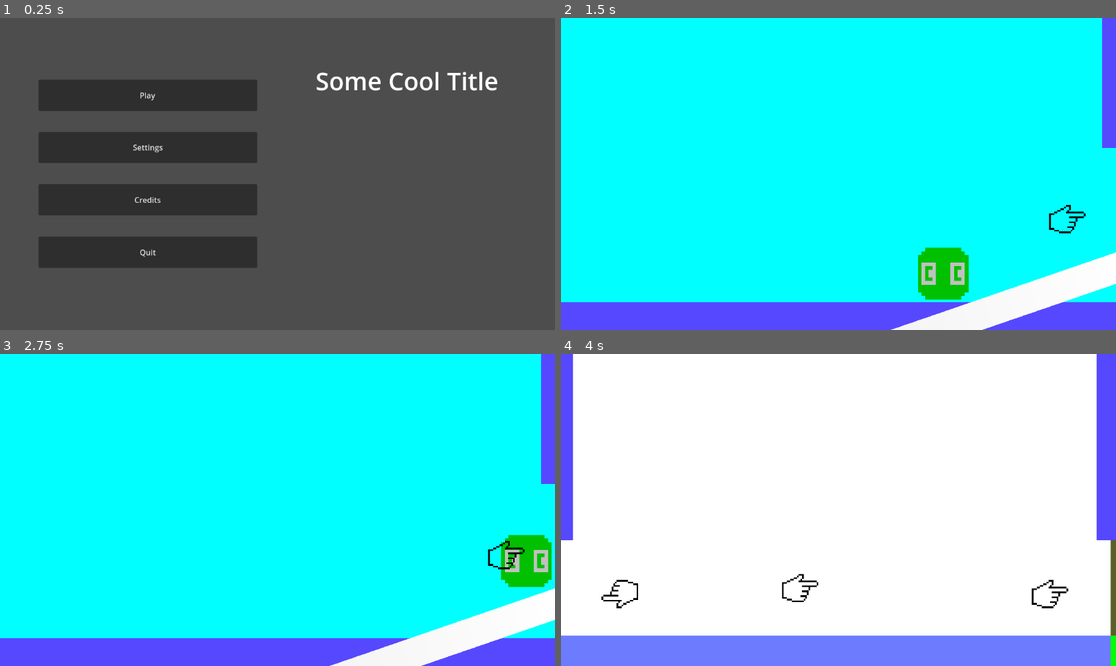
Above: before the commit, frames 1-4 (two rows, left to right).
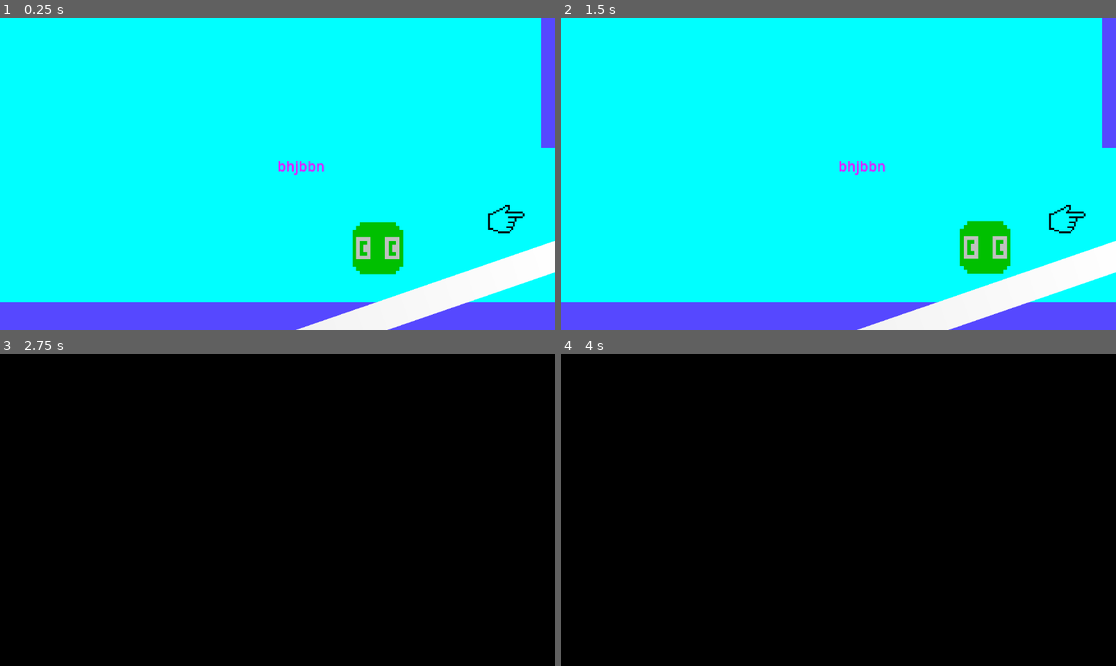
Above: after the commit, the same moments.

Repository: TTBob/PirateSoftwareJam16
Game: Godot game, scene res://scripts/main.tscn
Same seed, same stepped clock (60 frames per second), same inputs: the game is played once before the commit and once after it. Before the commit the project starts from res://scripts/main_menu.tscn. The engine's default icon, where the game draws it, is replaced by a stand-in: a white triangle on a blue panel in a dark square.
Inputs (mouse positions are in pixels of both pictures, inside the frame that each line leads up to):
- Up to frame 1 (0.25 s): no input
- Up to frame 2 (1.5 s): click (710, 96) at 0.5 s, where only the run before the commit has a clickable "Play"; tap Enter (ui_accept) at 1.25, 1.35 s; hold Right (ui_right) from 1.28 s (still down)
- Up to frame 3 (2.75 s): keep holding Right (ui_right); tap Enter (ui_accept) at 1.52, 1.82, 2.27, 2.3, 2.57 s; tap Space (dialog_next) at 2.1 s
- Up to frame 4 (4 s): release Right (ui_right) at 2.78 s; hold Left (ui_left) 2.78-3.53 s; tap Enter (ui_accept) at 2.85, 3.5, 3.77, 3.8 s; hold Right (ui_right) from 3.53 s (still down); tap Space (dialog_next) at 3.6 s

The runs differ from the first frame. In frame 1, 100% of the frame differs, in the area x 0-100%, y 0-100%; in frame 2, 5.6%; in frame 3, 100%; in frame 4, 100%.

Commit message:
work in progress. quest system

Diff:
--- a/character_scripts/character_body_2d.tscn
+++ b/character_scripts/character_body_2d.tscn
@@ -23,3 +23,10 @@
 
 [node name="character_collision" type="CollisionShape2D" parent="."]
 shape = SubResource("RectangleShape2D_0qs5e")
+
+[node name="timers" type="Node2D" parent="."]
+
+[node name="camera_transition_timing" type="Timer" parent="timers"]
+wait_time = 2.0
+
+[connection signal="timeout" from="timers/camera_transition_timing" to="." method="_on_camera_transition_timing_timeout"]
--- a/interactable_area/item.gd
+++ b/interactable_area/item.gd
@@ -6,11 +6,22 @@
 #dialogue
 #cutscene
 #uninterupted
+@export_category("data evaluation")
 @export var action_index:int = 1
 @export var action_value = 1
 @export var action_name:String = ""
 @export var action_value_2:Vector2 = Vector2(1,1)
+@export_category("auto interact")
+@export var auto:bool = false
+@export var activation_frequency: String = "hey"
 @onready var is_entered:bool = false
+#compute_quest()
+@export_category("tags")
+@export var tag:int = -1
+@onready var one_shot = true
+@export_category("conditionals")
+@export var quest_condition:bool
+@export var quest_name:String
 @onready var body_ref
 # Called when the node enters the scene tree for the first time.
 func _ready() -> void:
@@ -20,12 +31,27 @@
 # Called every frame. 'delta' is the elapsed time since the previous frame.
 func _process(delta: float) -> void:
 	if is_entered == true:
-		if body_ref.is_interact and not body_ref.is_busy:
-			body_ref.is_busy = true
-			body_ref.action_index = action_index
-			body_ref.action_value[action_index] = action_value
-			body_ref.action_second_parameter = action_value_2
-			body_ref.action_string = action_name
+		if auto:
+			if quest_condition:
+				if progress.quest_status(quest_name, "done"):
+					if not body_ref.is_busy and one_shot:
+						one_shot = false
+						apply_data()
+			else:
+
+				if not body_ref.is_busy and one_shot:
+					one_shot = false
+					apply_data()
+		else:
+			if quest_condition:
+				if progress.quest_status(quest_name, "done"):
+					if body_ref.is_interact and not body_ref.is_busy:
+						apply_data()
+			else:
+
+				if body_ref.is_interact and not body_ref.is_busy:
+					apply_data()
+
 
 
 func _on_body_entered(body: Node2D) -> void:
@@ -37,3 +63,12 @@
 func _on_body_exited(body: Node2D) -> void:
 	if body.name == "CharacterBody2D":
 		is_entered = false
+
+func apply_data():
+
+		body_ref.is_busy = true
+		body_ref.action_index = action_index
+		body_ref.action_value[action_index] = action_value
+		body_ref.action_second_parameter = action_value_2
+		body_ref.action_string = action_name
+		body_ref.action_tag = tag
--- a/project.godot
+++ b/project.godot
@@ -11,13 +11,17 @@
 [application]
 
 config/name="PirateSoftwareJam16-2"
-run/main_scene="res://scripts/main_menu.tscn"
+run/main_scene="res://scripts/main.tscn"
 config/features=PackedStringArray("4.3", "GL Compatibility")
 config/icon="res://scripts/icon.svg"
 
 [audio]
 
 buses/default_bus_layout="res://scripts/default_bus_layout.tres"
+
+[autoload]
+
+progress="*res://scripts/progress.gd"
 
 [input]
 
--- /dev/null
+++ b/quests/quest_manager.gd
@@ -0,0 +1,14 @@
+extends Node2D
+
+
+# Called when the node enters the scene tree for the first time.
+func _ready() -> void:
+	pass # Replace with function body.
+
+
+# Called every frame. 'delta' is the elapsed time since the previous frame.
+func _process(delta: float) -> void:
+	if progress.is_quest_completed:
+		progress.is_quest_completed = false
+		$Label.text = progress.quest_reference
+		progress.quest_reference= ""
--- /dev/null
+++ b/quests/quest_manager.tscn
@@ -0,0 +1,21 @@
+[gd_scene load_steps=3 format=3 uid="uid://cmr6fuhy0vbkx"]
+
+[ext_resource type="Script" path="res://quests/quest_manager.gd" id="1_qf6h7"]
+
+[sub_resource type="LabelSettings" id="LabelSettings_yxjvm"]
+font_color = Color(1, 0, 1, 1)
+
+[node name="Quest_manager" type="Node2D"]
+script = ExtResource("1_qf6h7")
+
+[node name="Label" type="Label" parent="."]
+texture_filter = 1
+offset_right = 40.0
+offset_bottom = 23.0
+text = "bhjbbn"
+label_settings = SubResource("LabelSettings_yxjvm")
+
+[node name="ColorRect" type="ColorRect" parent="Label"]
+z_index = -1
+offset_right = 118.0
+offset_bottom = 45.0
--- a/scripts/character_body_2d.gd
+++ b/scripts/character_body_2d.gd
@@ -26,17 +26,19 @@
 
 @onready var action_second_parameter:Vector2
 @onready var action_string:String
+@onready var action_tag:int
 @onready var is_interact: bool = false
 @onready var is_busy:bool = false
 @onready var is_hand_full:bool = false
 @onready var equipped_item:String
 @onready var animation_ref = $anims/Sprite2D
 @onready var camera_manage_ref = %Camera_setter
+@onready var camera = %"main camera"
 @onready var dialogue_ref = %DialogPopup
 @onready var dialog_load_ref = %dialog_loader
 
 var action_signal:bool = true
-var is_dialogue_on:bool = false
+var is_screen_busy:bool = false
 var is_dashing:bool = false
 var base_speed = speed
 var is_reversing_anim:bool = true
@@ -62,13 +64,13 @@
 	if not is_on_floor():
 		velocity += get_gravity() * delta
 
-	if dialogue_ref.active:
-		is_dialogue_on = true
+	if dialogue_ref.active or camera.camera_transitioning:
+		is_screen_busy = true
 	else:
-		is_dialogue_on = false
-	if Input.is_action_just_pressed(direction_input["dash"]) and !is_dialogue_on:
+		is_screen_busy = false
+	if Input.is_action_just_pressed(direction_input["dash"]) and !is_screen_busy:
 		is_dashing = true
-	if Input.is_action_just_released(direction_input["dash"]) and !is_dialogue_on:
+	if Input.is_action_just_released(direction_input["dash"]) and !is_screen_busy:
 		is_dashing = false
 
 
@@ -79,7 +81,7 @@
 	# Get the input direction and handle the movement/deceleration.
 	# As good practice, you should replace UI actions with custom gameplay actions.
 	var direction := Input.get_axis(direction_input["left"],direction_input["right"])
-	if direction and !is_dialogue_on:
+	if direction and !is_screen_busy:
 
 		velocity.x = move_toward(velocity.x, direction * speed, momentum["initial_velocity"])
 		animate("walking")
@@ -95,10 +97,10 @@
 
 func _process(delta: float) -> void:
 
-	if Input.is_action_just_pressed("ui_accept") and not is_interact and !is_dialogue_on:
+	if Input.is_action_just_pressed("ui_accept") and not is_interact and !is_screen_busy:
 		is_interact = true
 
-	if not Input.is_action_just_pressed("ui_accept") and !is_dialogue_on:
+	if not Input.is_action_just_pressed("ui_accept") and !is_screen_busy:
 		is_interact = false
 
 	if is_busy and action_signal:
@@ -109,14 +111,20 @@
 			is_hand_full = false
 
 		elif action_index == 1:
-			camera_manage_ref.teleport_to_area(action_value[action_index],action_second_parameter)
+			camera.transition(action_string)
+			$timers/camera_transition_timing.start()
+
 
 		elif action_index == 2:
 			var all_dialogue:Dictionary = dialog_load_ref.load_json(action_string)
 			var dialogue_container:Array[String]
+
 			for text in range(action_second_parameter.x, action_second_parameter.y+1):
 				dialogue_container.append(all_dialogue[str(text)])
 			dialogue_ref.begin_dialog(dialogue_container)
+			if action_tag == 234:
+				progress.complete_quest("The Fallen Mates")
+
 		elif action_index == 4:
 			if action_string == "bro":
 
@@ -127,3 +135,7 @@
 
 		is_busy = false
 		action_signal = true
+
+
+func _on_camera_transition_timing_timeout() -> void:
+	camera_manage_ref.teleport_to_area(action_value[action_index],action_second_parameter)
--- a/scripts/dialog_popup.gd
+++ b/scripts/dialog_popup.gd
@@ -47,4 +47,5 @@
 	label.text += sentences_left[0][0]
 	sentences_left[0] = sentences_left[0].substr(1)
 	if sentences_left[0].length() == 0:
+
 		timer.stop()
--- a/scripts/main.tscn
+++ b/scripts/main.tscn
@@ -12,7 +12,10 @@
 [ext_resource type="Script" path="res://scripts/dialogue2.gd" id="6_5ygxi"]
 [ext_resource type="PackedScene" uid="uid://dee7j1gdlg4v6" path="res://character_scripts/character_body_2d.tscn" id="7_6ibol"]
 [ext_resource type="PackedScene" uid="uid://cefnyw8e5wfq2" path="res://scripts/dialog_popup.tscn" id="8_rt1we"]
+[ext_resource type="AudioStream" uid="uid://bmhwrqr2o0lhi" path="res://audio/open-and-closed-door-reverb-206833.mp3" id="9_lq2q0"]
+[ext_resource type="AudioStream" uid="uid://cq4mb1a6qldxs" path="res://audio/462598__eelke__boots-on-aluminum-ladder-01.wav" id="10_m154n"]
 [ext_resource type="Script" path="res://main scene/audio_handler.gd" id="10_qiers"]
+[ext_resource type="PackedScene" uid="uid://cmr6fuhy0vbkx" path="res://quests/quest_manager.tscn" id="11_usag3"]
 [ext_resource type="Script" path="res://scripts/interactables.gd" id="13_ch4l5"]
 [ext_resource type="Script" path="res://scripts/main_game,_ship_prototype.gd" id="13_yr2cy"]
 [ext_resource type="Script" path="res://scripts/dialogue.gd" id="14_4g8qj"]
@@ -142,6 +145,131 @@
 size = Vector2(306, 37.9688)
 
 [sub_resource type="CircleShape2D" id="CircleShape2D_l4khp"]
+
+[sub_resource type="Animation" id="Animation_giqp5"]
+length = 0.001
+tracks/0/type = "value"
+tracks/0/imported = false
+tracks/0/enabled = true
+tracks/0/path = NodePath(".:visible")
+tracks/0/interp = 1
+tracks/0/loop_wrap = true
+tracks/0/keys = {
+"times": PackedFloat32Array(0),
+"transitions": PackedFloat32Array(1),
+"update": 1,
+"values": [false]
+}
+tracks/1/type = "bezier"
+tracks/1/imported = false
+tracks/1/enabled = true
+tracks/1/path = NodePath(".:modulate:r")
+tracks/1/interp = 1
+tracks/1/loop_wrap = true
+tracks/1/keys = {
+"handle_modes": PackedInt32Array(0),
+"points": PackedFloat32Array(1, -0.25, 0, 0.25, 0),
+"times": PackedFloat32Array(0)
+}
+tracks/2/type = "bezier"
+tracks/2/imported = false
+tracks/2/enabled = true
+tracks/2/path = NodePath(".:modulate:g")
+tracks/2/interp = 1
+tracks/2/loop_wrap = true
+tracks/2/keys = {
+"handle_modes": PackedInt32Array(0),
+"points": PackedFloat32Array(1, -0.25, 0, 0.25, 0),
+"times": PackedFloat32Array(0)
+}
+tracks/3/type = "bezier"
+tracks/3/imported = false
+tracks/3/enabled = true
+tracks/3/path = NodePath(".:modulate:b")
+tracks/3/interp = 1
+tracks/3/loop_wrap = true
+tracks/3/keys = {
+"handle_modes": PackedInt32Array(0),
+"points": PackedFloat32Array(1, -0.25, 0, 0.25, 0),
+"times": PackedFloat32Array(0)
+}
+tracks/4/type = "bezier"
+tracks/4/imported = false
+tracks/4/enabled = true
+tracks/4/path = NodePath(".:modulate:a")
+tracks/4/interp = 1
+tracks/4/loop_wrap = true
+tracks/4/keys = {
+"handle_modes": PackedInt32Array(0),
+"points": PackedFloat32Array(1, -0.25, 0, 0.25, 0),
+"times": PackedFloat32Array(0)
+}
+
+[sub_resource type="Animation" id="Animation_ajstw"]
+resource_name = "fade_in"
+length = 0.5
+tracks/0/type = "value"
+tracks/0/imported = false
+tracks/0/enabled = false
+tracks/0/path = NodePath(".:visible")
+tracks/0/interp = 1
+tracks/0/loop_wrap = true
+tracks/0/keys = {
+"times": PackedFloat32Array(),
+"transitions": PackedFloat32Array(),
+"update": 1,
+"values": []
+}
+tracks/1/type = "bezier"
+tracks/1/imported = false
+tracks/1/enabled = true
+tracks/1/path = NodePath(".:modulate:r")
+tracks/1/interp = 1
+tracks/1/loop_wrap = true
+tracks/1/keys = {
+"handle_modes": PackedInt32Array(0, 0),
+"points": PackedFloat32Array(1, -0.25, 0, 0.25, 0, 1, -0.25, 0, 0.25, 0),
+"times": PackedFloat32Array(0, 0.5)
+}
+tracks/2/type = "bezier"
+tracks/2/imported = false
+tracks/2/enabled = true
+tracks/2/path = NodePath(".:modulate:g")
+tracks/2/interp = 1
+tracks/2/loop_wrap = true
+tracks/2/keys = {
+"handle_modes": PackedInt32Array(0, 0),
+"points": PackedFloat32Array(1, -0.25, 0, 0.25, 0, 1, -0.25, 0, 0.25, 0),
+"times": PackedFloat32Array(0, 0.5)
+}
+tracks/3/type = "bezier"
+tracks/3/imported = false
+tracks/3/enabled = true
+tracks/3/path = NodePath(".:modulate:b")
+tracks/3/interp = 1
+tracks/3/loop_wrap = true
+tracks/3/keys = {
+"handle_modes": PackedInt32Array(0, 0),
+"points": PackedFloat32Array(1, -0.25, 0, 0.25, 0, 1, -0.25, 0, 0.25, 0),
+"times": PackedFloat32Array(0, 0.5)
+}
+tracks/4/type = "bezier"
+tracks/4/imported = false
+tracks/4/enabled = true
+tracks/4/path = NodePath(".:modulate:a")
+tracks/4/interp = 1
+tracks/4/loop_wrap = true
+tracks/4/keys = {
+"handle_modes": PackedInt32Array(0, 0),
+"points": PackedFloat32Array(0, -0.25, 0, 0.25, 0, 1, -0.25, 0, 0.25, 0),
+"times": PackedFloat32Array(0, 0.5)
+}
+
+[sub_resource type="AnimationLibrary" id="AnimationLibrary_7b72e"]
+_data = {
+"RESET": SubResource("Animation_giqp5"),
+"fade_in": SubResource("Animation_ajstw")
+}
 
 [node name="game" type="Node2D"]
 script = ExtResource("1_7b6t8")
@@ -257,12 +385,12 @@
 scale = Vector2(8.59, 74.63)
 
 [node name="Sprite2D" parent="Main game/plans/floor plans/floor2" index="0"]
-position = Vector2(-13.7534, 3.72529e-09)
+position = Vector2(-13.3722, -0.169157)
 scale = Vector2(0.173802, 0.460432)
 texture = SubResource("GradientTexture1D_3m4mg")
 
 [node name="CollisionShape2D" parent="Main game/plans/floor plans/floor2" index="1"]
-position = Vector2(-14.091, 0)
+position = Vector2(-13.7098, -0.169157)
 shape = SubResource("RectangleShape2D_ysgc8")
 
 [node name="floor3" parent="Main game/plans/floor plans" instance=ExtResource("2_cme58")]
@@ -528,7 +656,7 @@
 [node name="invisible" type="StaticBody2D" parent="Main game/plans/invisible_walls"]
 
 [node name="CollisionShape2D" type="CollisionShape2D" parent="Main game/plans/invisible_walls/invisible"]
-position = Vector2(928, 70)
+position = Vector2(926, 34)
 shape = SubResource("CircleShape2D_l4khp")
 
 [node name="invisible2" type="StaticBody2D" parent="Main game/plans/invisible_walls"]
@@ -546,7 +674,7 @@
 [node name="invisible4" type="StaticBody2D" parent="Main game/plans/invisible_walls"]
 
 [node name="CollisionShape2D" type="CollisionShape2D" parent="Main game/plans/invisible_walls/invisible4"]
-position = Vector2(2177, 43)
+position = Vector2(2193, 15)
 shape = SubResource("CircleShape2D_l4khp")
 
 [node name="invisible5" type="StaticBody2D" parent="Main game/plans/invisible_walls"]
@@ -582,6 +710,12 @@
 
 [node name="CollisionShape2D" type="CollisionShape2D" parent="Main game/plans/invisible_walls/invisible9"]
 position = Vector2(2242, 78)
+shape = SubResource("CircleShape2D_l4khp")
+
+[node name="invisible10" type="StaticBody2D" parent="Main game/plans/invisible_walls"]
+
+[node name="CollisionShape2D" type="CollisionShape2D" parent="Main game/plans/invisible_walls/invisible10"]
+position = Vector2(306, 12)
 shape = SubResource("CircleShape2D_l4khp")
 
 [node name="main camera" type="Camera2D" parent="Main game"]
@@ -615,9 +749,37 @@
 unique_name_in_owner = true
 script = ExtResource("2_tbrbs")
 
+[node name="ColorRect" type="ColorRect" parent="Main game/main camera"]
+visible = false
+z_index = 1
+offset_left = -349.0
+offset_top = -185.0
+offset_right = 357.0
+offset_bottom = 253.0
+color = Color(0, 0, 0, 1)
+
+[node name="Timer" type="Timer" parent="Main game/main camera/ColorRect"]
+wait_time = 4.0
+
+[node name="audios" type="Node2D" parent="Main game/main camera/ColorRect"]
+
+[node name="Door" type="AudioStreamPlayer" parent="Main game/main camera/ColorRect/audios"]
+stream = ExtResource("9_lq2q0")
+volume_db = -10.0
+
+[node name="ladder" type="AudioStreamPlayer" parent="Main game/main camera/ColorRect/audios"]
+stream = ExtResource("10_m154n")
+
+[node name="fading" type="AnimationPlayer" parent="Main game/main camera/ColorRect"]
+libraries = {
+"": SubResource("AnimationLibrary_7b72e")
+}
+
+[node name="Quest_manager" parent="Main game/main camera" instance=ExtResource("11_usag3")]
+
 [node name="CharacterBody2D" parent="Main game" instance=ExtResource("7_6ibol")]
 unique_name_in_owner = true
-position = Vector2(62, 14)
+position = Vector2(117, 59)
 scale = Vector2(0.5, 0.5)
 
 [node name="Camera_setter" parent="Main game" instance=ExtResource("3_bi25x")]
@@ -676,15 +838,19 @@
 
 [node name="interactables" type="Node2D" parent="Main game"]
 script = ExtResource("13_ch4l5")
+metadata/_edit_lock_ = true
 
 [node name="item" parent="Main game/interactables" instance=ExtResource("5_ef3xn")]
 position = Vector2(284, 53)
 action_value = 1
-action_value_2 = Vector2(302.97, 58)
+action_name = "door"
+action_value_2 = Vector2(374, 58)
 
 [node name="item2" parent="Main game/interactables" instance=ExtResource("5_ef3xn")]
 position = Vector2(910, 33)
 action_value_2 = Vector2(960, 37)
+quest_condition = true
+quest_name = "The Fallen Mates"
 
 [node name="item3" parent="Main game/interactables" instance=ExtResource("5_ef3xn")]
 position = Vector2(1529, 33)
@@ -695,11 +861,13 @@
 position = Vector2(1280, 44)
 rotation = 1.5708
 action_value = 4
+action_name = "ladder"
 action_value_2 = Vector2(1283, 404)
 
 [node name="item5" parent="Main game/interactables" instance=ExtResource("5_ef3xn")]
 position = Vector2(1283, 404)
 rotation = 1.5708
+action_name = "ladder"
 action_value_2 = Vector2(1280, 37)
 
 [node name="CollisionShape2D" parent="Main game/interactables/item5" index="0"]
@@ -715,6 +883,7 @@
 position = Vector2(1920, 404)
 rotation = 1.5708
 action_value = 3
+action_name = "ladder"
 action_value_2 = Vector2(1939, 37)
 
 [node name="CollisionShape2D" parent="Main game/interactables/item7" index="0"]
@@ -865,12 +1034,6 @@
 rotation = 3.14159
 action_value = 14
 action_value_2 = Vector2(284, 53)
-
-[node name="item28" parent="Main game/interactables" instance=ExtResource("5_ef3xn")]
-position = Vector2(1654, 404)
-rotation = 3.14159
-action_value = 9
-action_value_2 = Vector2(1529, 404)
 
 [node name="item29" parent="Main game/interactables" instance=ExtResource("5_ef3xn")]
 position = Vector2(4854, 33)
@@ -884,12 +1047,22 @@
 action_value = 1
 action_name = "res://dialogs/json_test_file.json"
 action_value_2 = Vector2(1, 3)
+tag = 234
+
+[node name="item30" parent="Main game/interactables" instance=ExtResource("5_ef3xn")]
+position = Vector2(1920, 44)
+rotation = 1.5708
+action_value = 5
+action_name = "ladder"
+action_value_2 = Vector2(1920, 404)
 
 [node name="AudioHandler" type="Node2D" parent="Main game"]
 script = ExtResource("10_qiers")
 
 [node name="dialogue (C)" type="Node2D" parent="Main game"]
 script = ExtResource("14_4g8qj")
+
+[connection signal="timeout" from="Main game/main camera/ColorRect/Timer" to="Main game/main camera" method="_on_timer_timeout"]
 
 [editable path="Main game/plans/floor plans/floor2"]
 [editable path="Main game/plans/floor plans/floor3"]
--- a/scripts/main_camera.gd
+++ b/scripts/main_camera.gd
@@ -1,12 +1,31 @@
 @icon("res://icons/16x16/camera.png")
 extends Camera2D
 
-
+@onready var camera_transitioning: bool = false
 # Called when the node enters the scene tree for the first time.
 func _ready() -> void:
-	pass # Replace with function body.
+	pass
 
 
 # Called every frame. 'delta' is the elapsed time since the previous frame.
 func _process(delta: float) -> void:
 	pass
+
+func transition(type:String):
+	camera_transitioning = true
+	pass
+	$ColorRect/Timer.wait_time = 4
+	$ColorRect.visible = true
+	$ColorRect/fading.play("fade_in")
+	if type == "ladder":
+		$ColorRect/audios/ladder.play()
+		$ColorRect/Timer.wait_time += 3
+	else:
+		$ColorRect/audios/Door.play()
+	$ColorRect/Timer.start()
+
+func _on_timer_timeout() -> void:
+	camera_transitioning = false
+	$ColorRect/Timer.stop()
+	$ColorRect/fading.play_backwards("fade_in")
+	$ColorRect/audios/Door.stop()
--- /dev/null
+++ b/scripts/progress.gd
@@ -0,0 +1,36 @@
+extends Node
+enum Quest {DONE, PENDING, UNINITIATED}
+@onready var quest_tracker:Dictionary = {
+	"The Fallen Mates": Quest.UNINITIATED
+}
+@onready var is_quest_completed: bool = false
+@onready var quest_reference: String
+# Called when the node enters the scene tree for the first time.
+func _ready() -> void:
+	pass # Replace with function body.
+
+
+# Called every frame. 'delta' is the elapsed time since the previous frame.
+func _process(delta: float) -> void:
+	pass
+
+
+func complete_quest(quest_name:String):
+	quest_tracker[quest_name] = Quest.DONE
+	is_quest_completed = true
+	quest_reference = quest_name
+func initaite_quest(quest_name:String):
+	quest_tracker[quest_name] = Quest.PENDING
+
+func quest_status(quest_name:String, quest_status:String):
+	var state: bool = false
+	if quest_status == "done":
+		if quest_tracker[quest_name] == Quest.DONE:
+			state = true
+	elif quest_status == "pending":
+		if quest_tracker[quest_name] == Quest.PENDING:
+			state = true
+	elif quest_status == "uninitiated":
+		if quest_tracker[quest_name] == Quest.UNINITIATED:
+			state = true
+	return state
--- a/scripts/start_button.gd
+++ b/scripts/start_button.gd
@@ -1,4 +1,4 @@
 extends Button
 
 func _pressed() -> void:
-	get_tree().change_scene_to_file("res://scripts/main.tscn")
+	get_tree().change_scene_to_file("res://main.tscn")
Not shown, added: audio/462598__eelke__boots-on-aluminum-ladder-01.wav.import
Not shown, added: audio/open-and-closed-door-reverb-206833.mp3.import
Not shown, added: audio/opening-the-front-door-210347.mp3.import
Not shown, added: icons/16x16/opening-the-front-door-210347.mp3.import
Not shown: 1 places in scripts/main.tscn that only renumber resources
Not shown, added: audio/462598__eelke__boots-on-aluminum-ladder-01.wav
Not shown, added: audio/open-and-closed-door-reverb-206833.mp3
Not shown, added: audio/opening-the-front-door-210347.mp3
Not shown, added: icons/16x16/opening-the-front-door-210347.mp3
